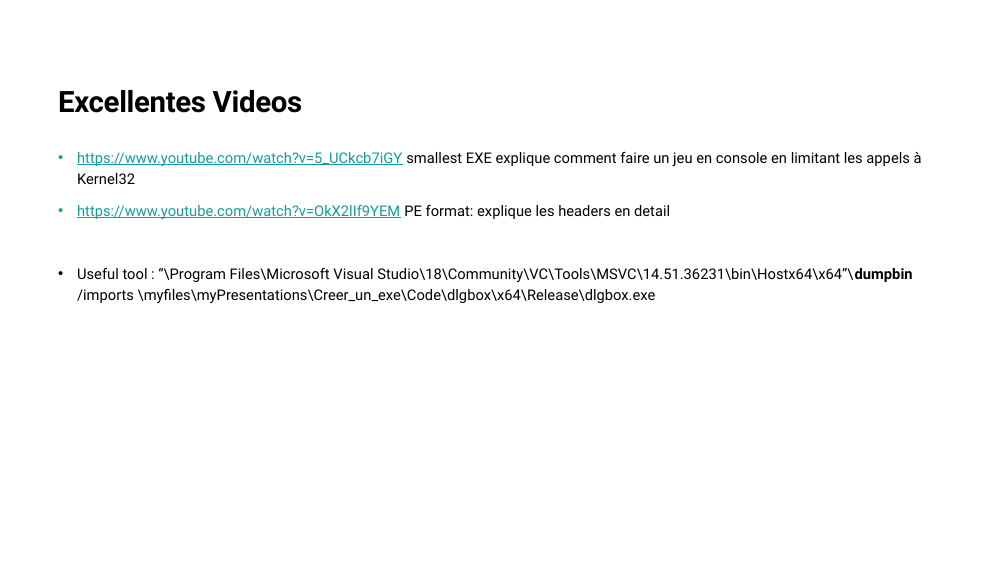
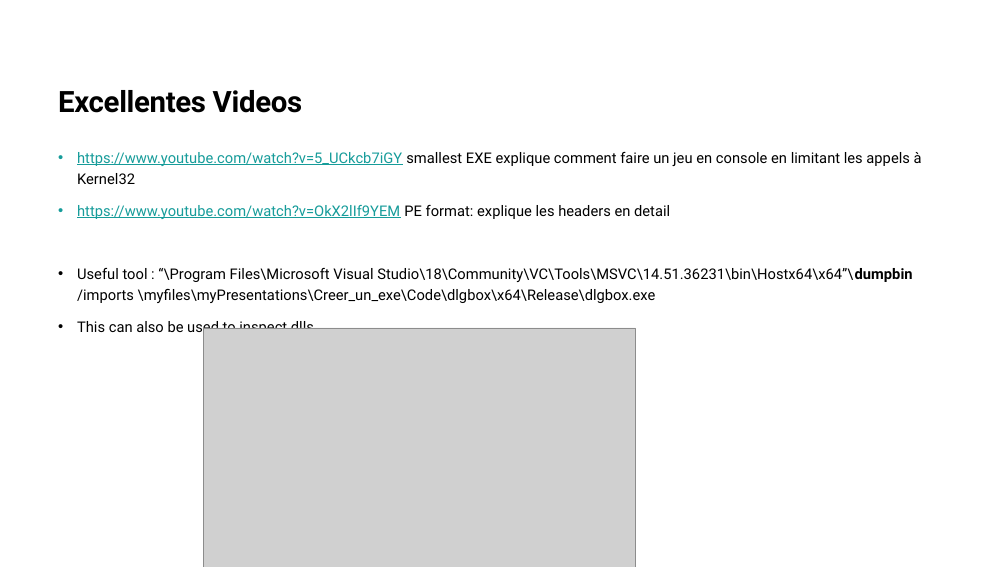
Before and after one commit to PPoliakoff/FromHexToExe, a slide deck: slide 7 of From Hex to Exe.pptx. Drawn at 1008x567 pixels with LibreOffice and Linux fonts; fonts in the diff are those of the drawing; grey boxes stand for pictures. Boxes give left, top, right and bottom in pixels: in the first picture for what was removed or moved away, otherwise in the second. Text is boxed around its words. In the diff, an @@ line names an element or a change of style, - is before the commit and + after.

```diff
--- a/From Hex to Exe.pptx
+++ b/From Hex to Exe.pptx
@@ text at (77,318,314,336): paragraph added @@
+• This can also be used to inspect dlls
@@ picture added at (203,328,636,567) @@
```
Also in this commit, not shown: 3 other slides changed, 7 other files.
